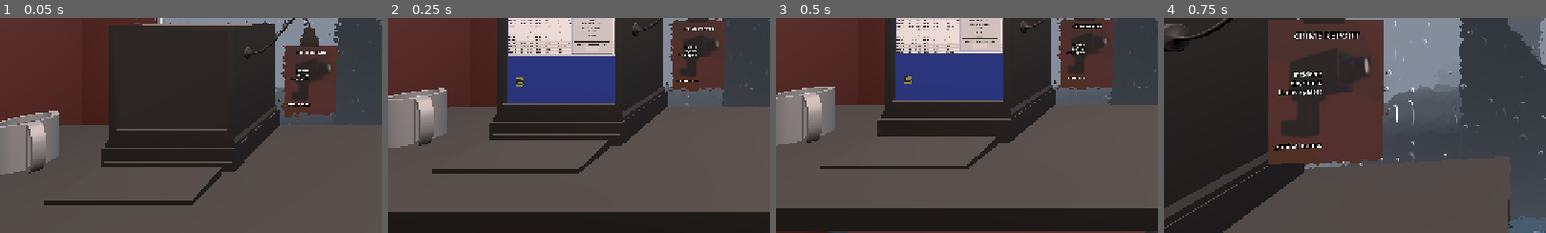
Above: before the commit, frames 1-4 (left to right).
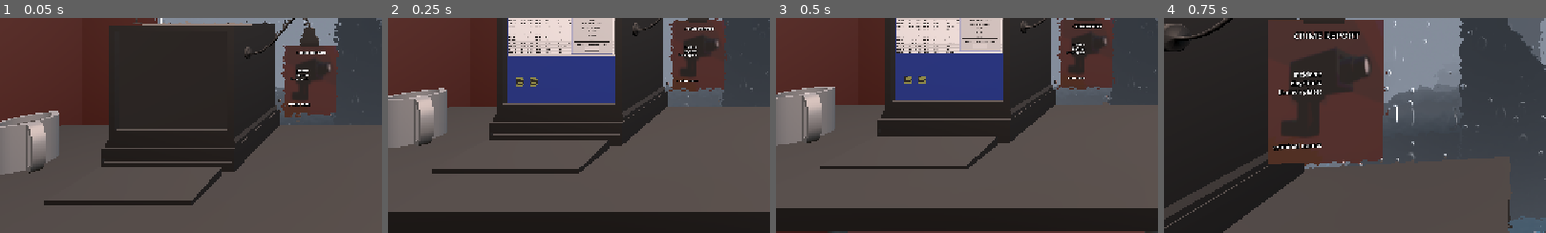
Above: after the commit, the same moments.

Repository: Ciph3rzer0/brackeys-2026.2-trust-no-one
Game: Godot game, scene res://scenes/city.tscn
The game is run twice, just before and just after one commit, with the same random seed, the same clock (stepped at 60 frames per second) and the same inputs. Sound files missing from this copy of the repository are replaced by a short silence.
Inputs (mouse positions are % of the whole screen's width and height, from its top left):
- Up to frame 1 (0.05 s): no input
- Up to frame 2 (0.25 s): no input
- Up to frame 3 (0.5 s): no input
- Up to frame 4 (0.75 s): tap Enter at 0.5 s; move the mouse to (55, 50) at 0.52 s; hold W (pc_forward) from 0.53 s (still down); tap Q at 0.6 s; click (55, 50) at 0.67 s
The pictures show only the part of the screen within x 0-50%, y 50-100%; the shares and areas given below are measured in that part.

Frame 1 is identical in both runs. In frame 2, 0.1% of the frame differs, in the area x 37-56%, y 15-32%; in frame 3, less than 0.1%; in frame 4, nothing differs.
Error in both runs: Invalid assignment of property or key 'plate' with value of type 'String' on a base object of type 'Resource (Quest)'. (res://autoloads/quest_system.gd:19)

Commit message:
feat: submit quests

Diff:
--- a/autoloads/quest_system.gd
+++ b/autoloads/quest_system.gd
@@ -6,9 +6,9 @@
 signal plate_submitted_for_quest(quest: Quest, plate: String)
 
 func assign_new_quest(quest: Quest = null):
-	if _active_quest:
-		print("Quest already active")
-		return
+	# if _active_quest:
+	# 	print("Quest already active")
+	# 	return
 
 	if !quest:
 		print("Generating new quest")
--- /dev/null
+++ b/scripts/quests/2_quest.tres
@@ -0,0 +1,11 @@
+[gd_resource type="Resource" script_class="Quest" format=3 uid="uid://x4bm7k2h5yiq"]
+
+[ext_resource type="Script" uid="uid://dy022jdobl3k8" path="res://scripts/quests/quest.gd" id="1_ajpvw"]
+
+[resource]
+script = ExtResource("1_ajpvw")
+correct_plate = "NDO-2537"
+incident = "Plate Swapping"
+details = "We have evidience to suggest a wanted felon is swapping his license plates to other vehicles to make tracking harder.  He was last seen July 21 at 7pm"
+datetime_start = "2026-07-21T19:00:00"
+metadata/_custom_type_script = "uid://dy022jdobl3k8"
--- a/scripts/quests/first_quest.tres
+++ b/scripts/quests/first_quest.tres
@@ -6,7 +6,7 @@
 script = ExtResource("1_8qnhx")
 correct_plate = "OKR-9153"
 incident = "burglary at Joe's Bagels"
-details = "Suspect sceen fleeing the bagel shop to a ready  escape vehicle a block away.  The vehicle was seen speeding away and witnesses saw the plate had a K and a 3 in it. "
-datetime_start = "2026-06-12T00:00:00"
-datetime_end = "2026-06-12T01:00:00"
+details = "Suspect seen fleeing the bagel shop to a ready  escape vehicle a block away.  The vehicle was seen speeding away and witnesses saw the plate had a K and a 3 in it. "
+datetime_start = "2026-06-11T00:00:00"
+datetime_end = "2026-06-11T01:00:00"
 metadata/_custom_type_script = "uid://dy022jdobl3k8"
--- a/ui/computer-screen/computer_screen.tscn
+++ b/ui/computer-screen/computer_screen.tscn
@@ -11,6 +11,7 @@
 [ext_resource type="Texture2D" uid="uid://bsner80gnprhh" path="res://assets/folder.svg" id="9_5sf7k"]
 [ext_resource type="Script" uid="uid://dk0py0rtbm2f8" path="res://ui/computer-screen/quest_button.gd" id="10_5sf7k"]
 [ext_resource type="Resource" uid="uid://mlx6hgu5bc7w" path="res://scripts/quests/first_quest.tres" id="11_4dgut"]
+[ext_resource type="Resource" uid="uid://x4bm7k2h5yiq" path="res://scripts/quests/2_quest.tres" id="12_n1ots"]
 
 [sub_resource type="StyleBoxFlat" id="StyleBoxFlat_uhg71"]
 bg_color = Color(0, 0.18039216, 0.57254905, 1)
@@ -93,4 +94,16 @@
 script = ExtResource("10_5sf7k")
 quest = ExtResource("11_4dgut")
 
+[node name="Button2" type="Button" parent="." unique_id=637476883]
+layout_mode = 0
+offset_left = 260.0
+offset_top = 894.0
+offset_right = 357.0
+offset_bottom = 991.0
+theme = ExtResource("8_vod3n")
+icon = ExtResource("9_5sf7k")
+expand_icon = true
+script = ExtResource("10_5sf7k")
+quest = ExtResource("12_n1ots")
+
 [connection signal="filter_changed" from="PlateFilter" to="VehicleSightingsTableView" method="_on_plate_filter_filter_changed"]
--- a/ui/crime-report/crime_report.gd
+++ b/ui/crime-report/crime_report.gd
@@ -22,3 +22,7 @@
 	var plate = %PlateEntryTextEdit.text
 	QuestSystem.submit_plate_to_quest(quest, plate)
 	print("Submitted ", plate)
+
+func _on_plate_entry_text_edit_text_submitted(_new_text: String) -> void:
+	_on_submit_button_pressed()
+	#%PlateEntryTextEdit.grab_focus()
--- a/ui/crime-report/crime_report.tscn
+++ b/ui/crime-report/crime_report.tscn
@@ -112,7 +112,7 @@
 text = "Identify Full License Plate Number:"
 horizontal_alignment = 1
 
-[node name="PlateEntryTextEdit" type="TextEdit" parent="ScrollContainer/MarginContainer/VBoxContainer/MarginContainer/HBoxContainer" unique_id=1549156985]
+[node name="PlateEntryTextEdit" type="LineEdit" parent="ScrollContainer/MarginContainer/VBoxContainer/MarginContainer/HBoxContainer" unique_id=673827303]
 unique_name_in_owner = true
 custom_minimum_size = Vector2(140, 40)
 custom_maximum_size = Vector2(140, -1)
@@ -121,10 +121,8 @@
 size_flags_horizontal = 4
 theme = ExtResource("3_tygkb")
 theme_override_font_sizes/font_size = 22
-scroll_fit_content_height = true
-scroll_fit_content_width = true
+backspace_deletes_composite_character_enabled = true
 caret_blink = true
-caret_multiple = false
 
 [node name="Control" type="Control" parent="ScrollContainer/MarginContainer/VBoxContainer" unique_id=746673933]
 custom_minimum_size = Vector2(0, 15)
@@ -138,4 +136,5 @@
 text = "Submit"
 autowrap_trim_flags = 192
 
+[connection signal="text_submitted" from="ScrollContainer/MarginContainer/VBoxContainer/MarginContainer/HBoxContainer/PlateEntryTextEdit" to="." method="_on_plate_entry_text_edit_text_submitted"]
 [connection signal="pressed" from="ScrollContainer/MarginContainer/VBoxContainer/SubmitButton" to="." method="_on_submit_button_pressed"]
--- a/ui/crime-report/crime_report_theme.tres
+++ b/ui/crime-report/crime_report_theme.tres
@@ -36,8 +36,8 @@
 expand_margin_bottom = 4.0
 
 [resource]
-TextEdit/colors/caret_background_color = Color(0.83, 0.83, 0.83, 1)
-TextEdit/colors/caret_color = Color(0, 0, 0, 0.39215687)
-TextEdit/constants/caret_width = 4
-TextEdit/styles/focus = SubResource("StyleBoxFlat_yq7lw")
-TextEdit/styles/normal = SubResource("StyleBoxFlat_yvpd2")
+LineEdit/colors/caret_background_color = Color(0.83, 0.83, 0.83, 1)
+LineEdit/colors/caret_color = Color(0, 0, 0, 0.39215687)
+LineEdit/constants/caret_width = 4
+LineEdit/styles/focus = SubResource("StyleBoxFlat_yq7lw")
+LineEdit/styles/normal = SubResource("StyleBoxFlat_yvpd2")
